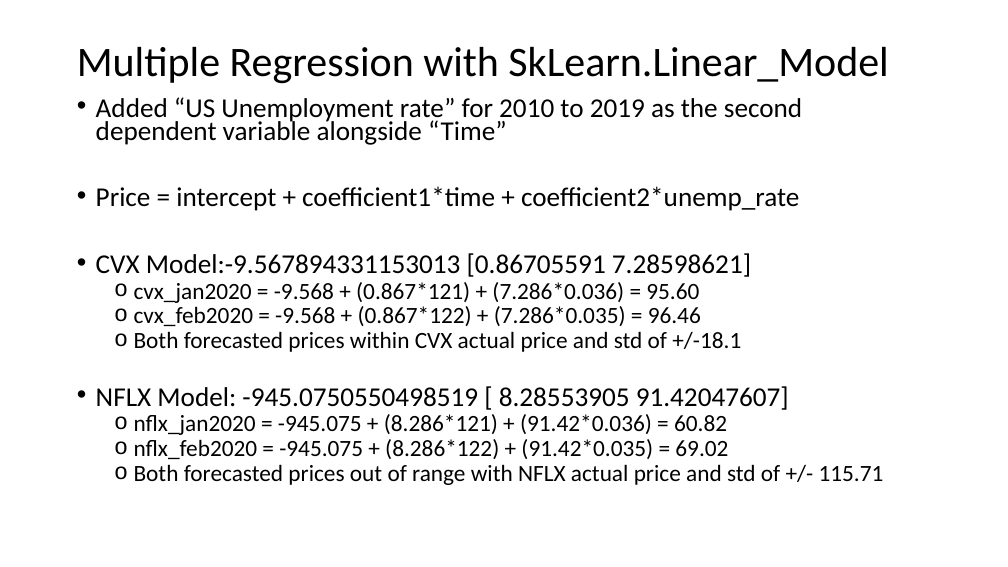
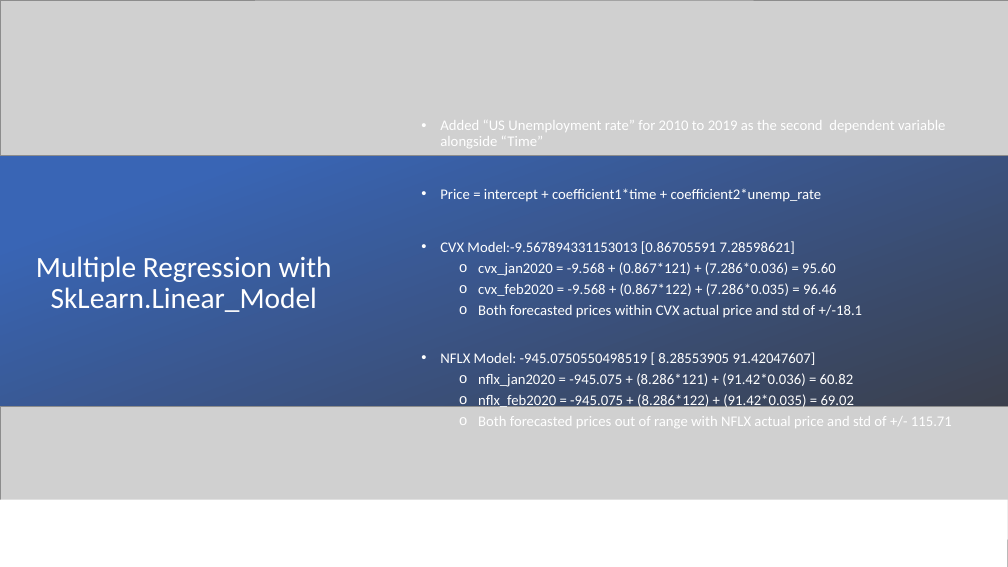
Before and after one commit to claybeaver/Group9_Project1, a slide deck: slide 14 of Final_Presentation.pptx. Drawn at 1008x567 pixels with LibreOffice and Linux fonts; fonts in the diff are those of the drawing; grey boxes stand for pictures. Boxes give left, top, right and bottom in pixels: in the first picture for what was removed or moved away, otherwise in the second. Text is boxed around its words. In the diff, an @@ line names an element or a change of style, - is before the commit and + after.

```diff
--- a/Final_Presentation.pptx
+++ b/Final_Presentation.pptx
@@ rectangle added at (x1=0, y1=17, x2=1008, y2=567), fill gradient #3965B5 to #3B3838 @@
@@ picture added at (x1=0, y1=0, x2=1008, y2=155) @@
@@ text "Added “US Unemployment rate” for ..." moved from (x1=96, y1=97, x2=884, y2=485) to (x1=440, y1=120, x2=952, y2=428) @@
@@ text "Added “US Unemployment rate” for ..." at (x1=440, y1=120, x2=952, y2=428): size 25.9 to 14 pt in "Added “US Unemployment rate” for 2010 to ...", "Price = intercept + coefficient1*time + coefficient2*unemp_r ...", "CVX Model:-9.567894331153013 [0.86705591 7.28598621]", "NFLX Model: -945.0750550498519 [ 8.28553905 91.42047607]"; text colour #000000 to #FFFFFF; size 22.2 to 14 pt in "cvx_jan2020 = -9.568 + (0.867*121) + (7.286*0.036) ...", "cvx_feb2020 = -9.568 + (0.867*122) + (7.286*0.035) ...", "Both forecasted prices within CVX actual price ...", "nflx_jan2020 = -945.075 + (8.286*121) + (91.42*0.036) ..." and 2 more places; line spacing 0.7 to 0.9; vertical alignment top to middle @@
@@ title "Multiple Regression with SkLearn.Linear_Model" moved from (x1=77, y1=47, x2=888, y2=84) to (x1=36, y1=256, x2=332, y2=312) @@
@@ title "Multiple Regression with SkLearn.Linear_Model" at (x1=36, y1=256, x2=332, y2=312): size 40 to 28 pt, text colour #000000 to #FFFFFF; alignment left to centre @@
@@ picture added at (x1=0, y1=406, x2=1008, y2=540) @@
@@ rectangle added at (x1=0, y1=500, x2=1008, y2=567), fill #FFFFFF @@
```
Also in this commit, not shown: 5 other slides changed, 1 slide added, 14 other files.
